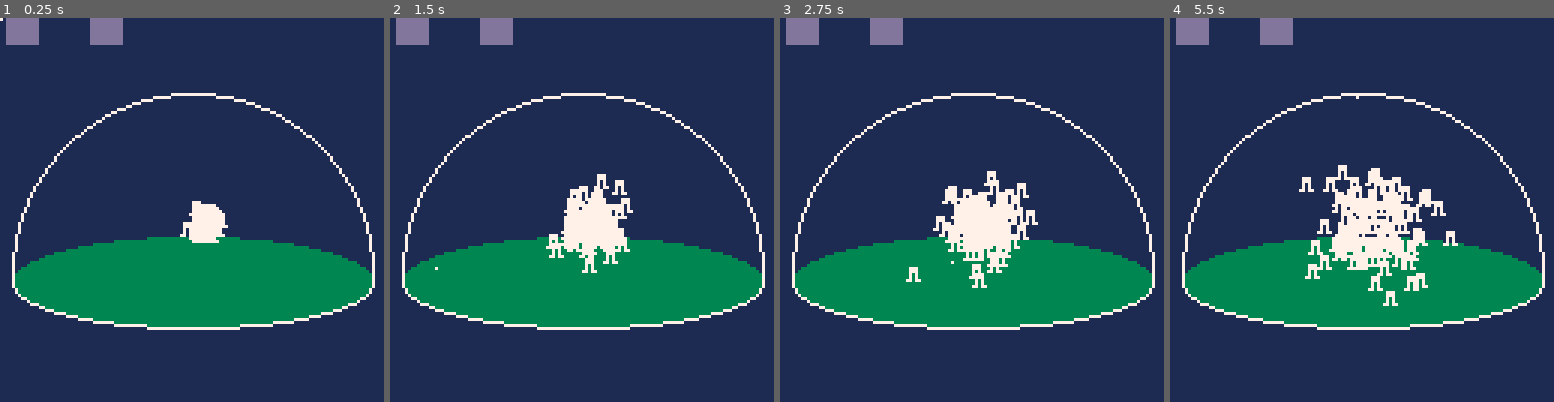
Above: before the commit, frames 1-4 (left to right).
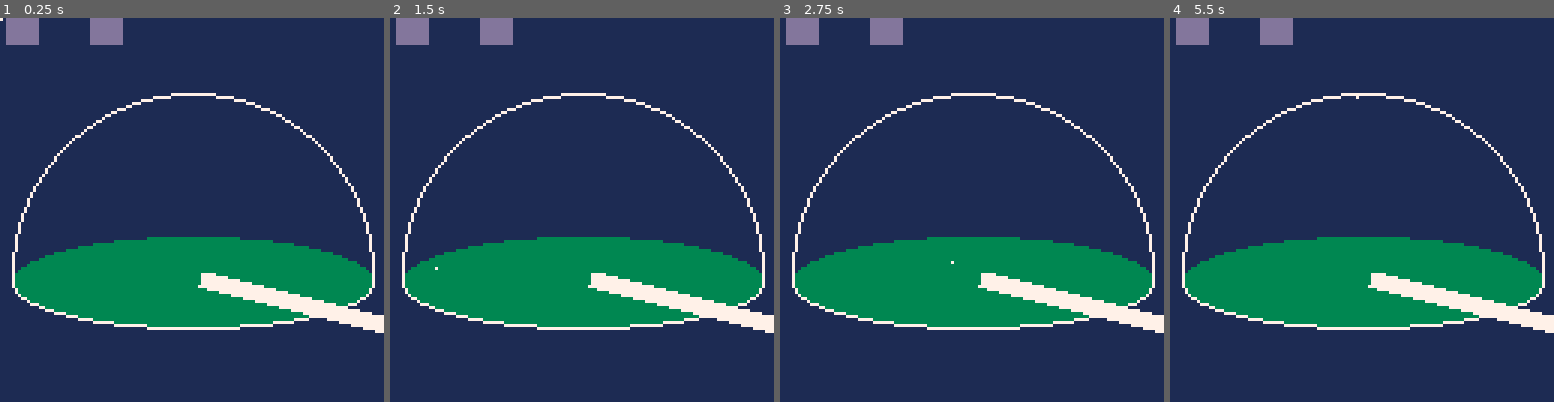
Above: after the commit, the same moments.

Repository: samuelhpratt/ggj2025
Game: PICO-8 cartridge game.p8
The game is run twice, just before and just after one commit, with the same random seed, the same clock (stepped at 60 frames per second) and the same inputs.
Inputs (mouse positions are in pixels of both pictures, inside the frame that each line leads up to):
- Up to frame 1 (0.25 s): no input
- Up to frame 2 (1.5 s): click (670, 121) at 0.67 s; click (436, 267) at 1.22 s
- Up to frame 3 (2.75 s): click (887, 114) at 1.77 s; click (952, 259) at 2.32 s
- Up to frame 4 (5.5 s): click (1404, 106) at 2.87 s; click (1465, 256) at 3.42 s; click (1231, 102) at 3.97 s; click (1292, 248) at 4.52 s; click (1354, 94) at 5.07 s

The runs differ from the first frame. In frame 1, 3.0% of the frame differs, in the area x 46-100%, y 47-83%; in frame 2, 4.9%; in frame 3, 5.7%; in frame 4, 7.1%, in the area x 33-100%, y 38-83%.

Commit message:
progress transitioning to using objects for people

Diff:
--- a/game.p8
+++ b/game.p8
@@ -4,9 +4,9 @@
 -- ggj 2025 - bubble!
 #include main.lua
 #include dome.lua
+#include objects.lua
 #include people.lua
 #include ui.lua
-#include objects.lua
 poke(0x5F2D, 1) -- enable mouse
 
 __gfx__
--- a/main.lua
+++ b/main.lua
@@ -4,7 +4,6 @@
 function _draw()
     cls(1)
     drawDome()
-    drawPeople()
     drawObjects()
     drawUI()
     pset(mouseX, mouseY, 7)
@@ -16,7 +15,6 @@
     mouseUp = mouseHeld and stat(34) == 0 -- true on the first frame the mouse is pressed
     mouseHeld = stat(34) > 0 -- true if the mouse button is held
 
-    updatePeople()
     updateObjects()
     updateUI()
 end
--- a/objects.lua
+++ b/objects.lua
@@ -24,9 +24,17 @@
 function updateObjects()
     local gravity = .5
     for object in all(objects) do
+
+        --x & y movement
+        local newX = object.x + object.dx
+        local newY = object.y + object.dy
+        if withinDomeFootprint(newX, newY) then
+            object.x = newX
+            object.y = newY
+        end
+
+        --z movement
         object.dz -= gravity
-        object.x += object.dx
-        object.y += object.dy
         object.z += object.dz
         if object.z < 0 then
             object.z = 0
@@ -35,8 +43,18 @@
     end
 end
 
+function withinDomeFootprint(x, y)
+    local dx = x - 0 --dome x centre is 0
+    local dy = y - 0 --dome y centre is 0
+    local dist = sqrt(dx^2 + dy^2)
+
+    return dist <= domeRadius
+end
+
 function spawnObject(x, y, z, type)
-    add(objects, { x = x, y = y, z = z, dx = 0, dy = 0, dz = 0, type = type })
+    local object = { x = x, y = y, z = z, dx = 0, dy = 0, dz = 0, type = type }
+    add(objects, object)
+    return object
 end
 
 function sortByY(array)
--- a/people.lua
+++ b/people.lua
@@ -1,16 +1,15 @@
---init people
 nPeople = 100
-peopleSpriteIndex = 2
-domeAICentreX = 65
-domeAICentreY = 65
-domeAIRadius = 30
-people = {}
+peopleSpeed = 1
 
 for i = 1,nPeople do
-    local person = {x=65, y=65} --defined inside so new people created
-    add(people,person)
+    spawnObject(i, i, 0, "person")
 end
 
+
+print(flr(rnd(3)) - 1) -- negative 1 to 1 random
+
+
+--[[
 function updatePeople()
 
     for i = 1,#people do
@@ -21,9 +20,7 @@
 
 function drawPeople()
 
-    for i = 1,#people do
-        spr(peopleSpriteIndex,people[i].x,people[i].y)
-    end
+    --do nothing, handled by objects.lua
 
 end
 
@@ -64,3 +61,4 @@
 
     return dist <= domeAIRadius
 end
+]]
